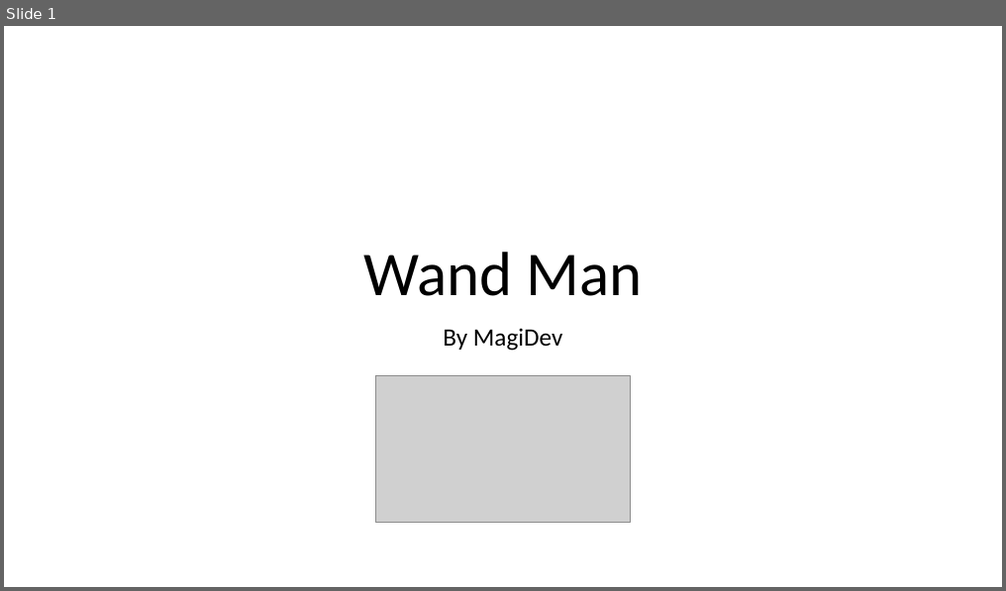
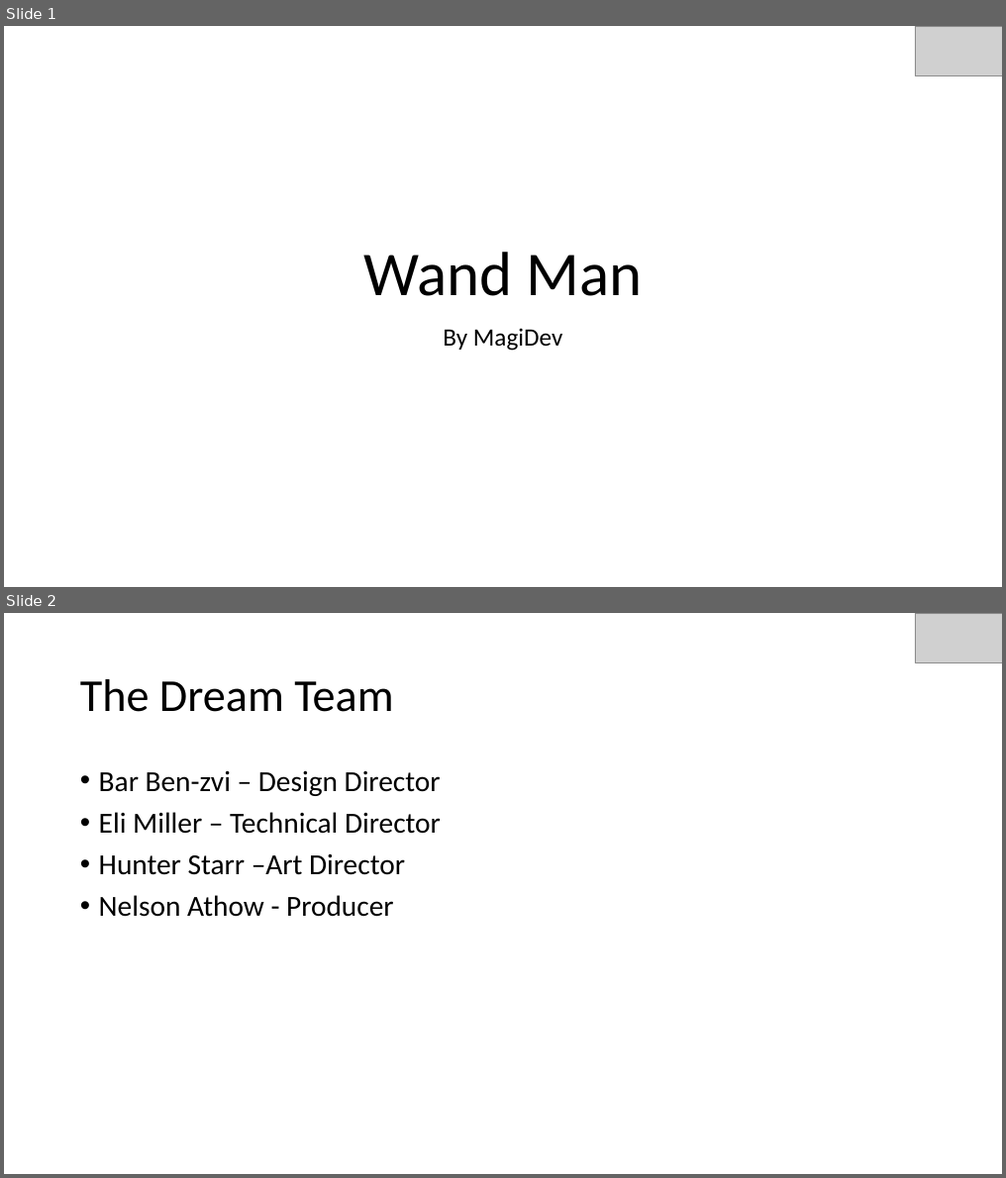
Before and after one commit to EliAnonymouse17/GDAfinal, a slide deck: Documentation/Presentation.pptx. Shown one above the other, each under a label of ours: slide 1 before the commit, slides 1 and 2 after it. The pictures are 1006x591 and 1006x1178 pixels, drawn with LibreOffice and Linux fonts; fonts in the diff are those of the drawing; grey boxes stand for pictures. Boxes give left, top, right and bottom in pixels: in the first picture for what was removed or moved away, otherwise in the second. Text is boxed around its words. In the diff, an @@ line names an element or a change of style, - is before the commit and + after.

```diff
--- a/Documentation/Presentation.pptx
+++ b/Documentation/Presentation.pptx
@@ slide 2 added at (4,613,1002,1174), background #FFFFFF @@
@@ picture added at (915,613,1002,663) @@
@@ title added at (80,679,393,712), 44 pt, text #000000 @@
+The Dream Team
@@ text added at (99,770,441,917), 28 pt, text #000000 @@
+• Bar Ben-zvi – Design Director
+• Eli Miller – Technical Director
+• Hunter Starr –Art Director
+• Nelson Athow - Producer
@@ slide 1 changed as well @@
@@ picture added at (915,26,1002,76) @@
@@ picture removed at (376,376,631,522) @@
```
Also in this commit, not shown: 6 other slides changed.
